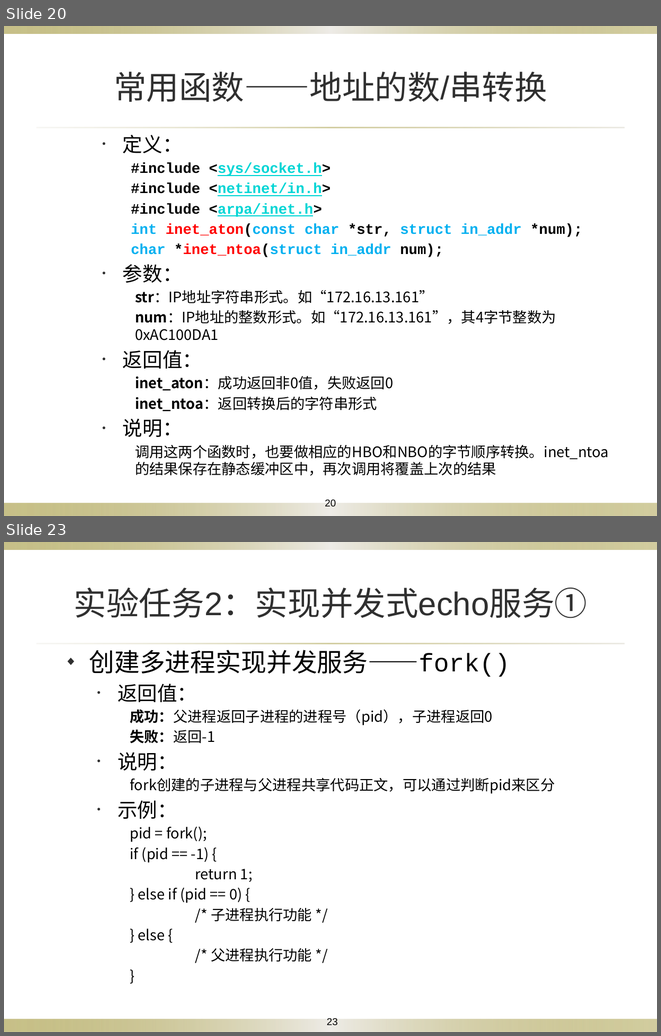
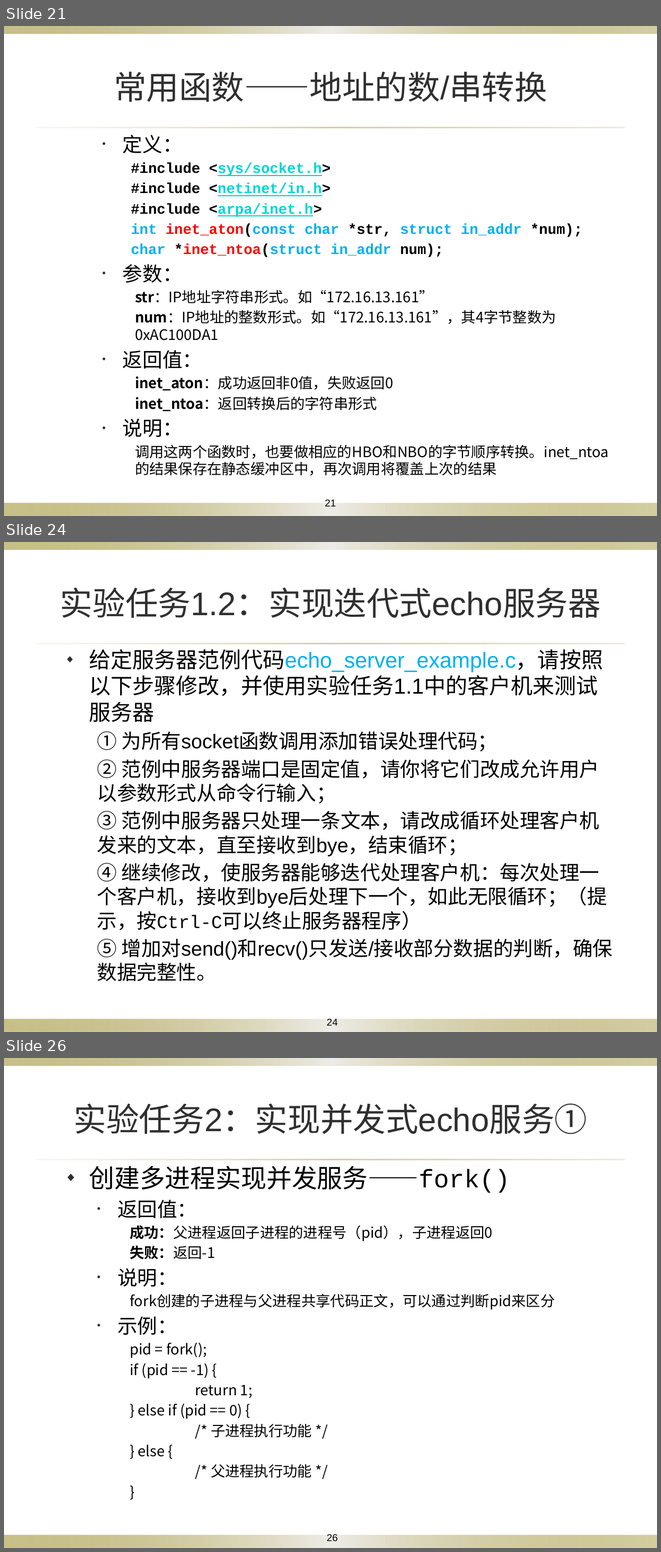
Before and after one commit to Otomadmt/NetCom_Course_Repo, a slide deck: Exp_3/socket通信程序设计.pptx. Shown one above the other, each under a label of ours: slides 20 and 23 before the commit, slides 21, 24 and 26 after it; the slides between them are not shown. The pictures are 661x1036 and 661x1552 pixels, drawn with LibreOffice and Linux fonts; fonts in the diff are those of the drawing; background and template pictures are left out. Boxes give left, top, right and bottom in pixels: in the first picture for what was removed or moved away, otherwise in the second. Text is boxed around its words. In the diff, an @@ line names an element or a change of style, - is before the commit and + after.

```diff
--- a/Exp_3/socket通信程序设计.pptx
+++ b/Exp_3/socket通信程序设计.pptx
@@ slide 24 added at box(4, 542, 657, 1032), background picture (left out); not listed: 3 template elements that a slide beside it also shows @@
@@ title added at box(60, 588, 601, 618), 36 pt, text #2F2F2F @@
+实验任务1.2：实现迭代式echo服务器
@@ text added at box(89, 649, 613, 981), 22 pt, text #000000 @@
+◆ 给定服务器范例代码echo_server_example.c，请按照以下步骤修改，并使用实验任务1.1中的客户机来测试服务器
+  ① 为所有socket函数调用添加错误处理代码；
+  ② 范例中服务器端口是固定值，请你将它们改成允许用户以参数形式从命令行输入；
+  ③ 范例中服务器只处理一条文本，请改成循环处理客户机发来的文本，直至接收到bye，结束循环；
+  ④ 继续修改，使服务器能够迭代处理客户机：每次处理一个客户机，接收到bye后处理下一个，如此无限循环；（提示，按Ctrl-C可以终止服务器程序）
+  ⑤ 增加对send()和recv()只发送/接收部分数据的判断，确保数据完整性。
@@ page number added at box(327, 1018, 338, 1025), 11 pt, text #000000 @@
+24
@@ what was slide 20 is now slide 21 @@
@@ page number at box(325, 499, 336, 506): text changed @@
-20
+21
@@ what was slide 23 is now slide 26 @@
@@ page number at box(327, 1534, 338, 1541): text changed @@
-23
+26
```
Also in this commit, not shown: 6 slides changed, 2 other slides added, 18 other files.
